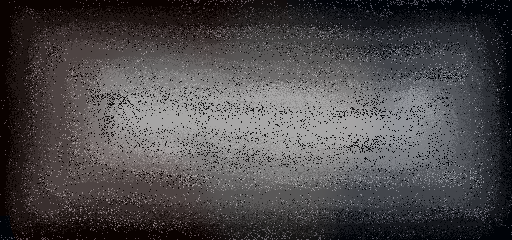
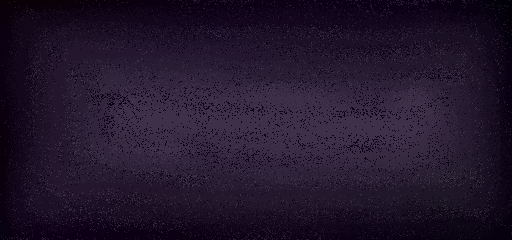
The second 512x240 image is a revision of the first. Changes to its layers:
"Paint Layer 2": opacity 25% → 70% over (0, 0, 512, 240)
"Paint Layer 1": opacity 20% → 33%, painted on it over (0, 0, 512, 240)